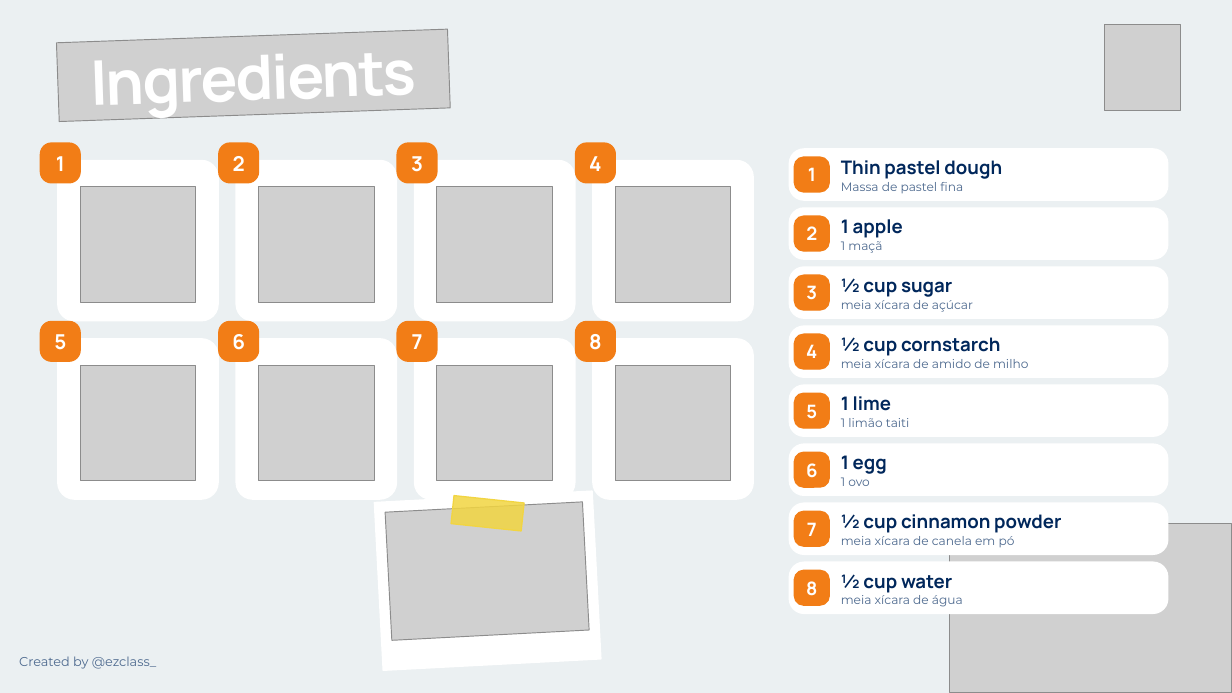
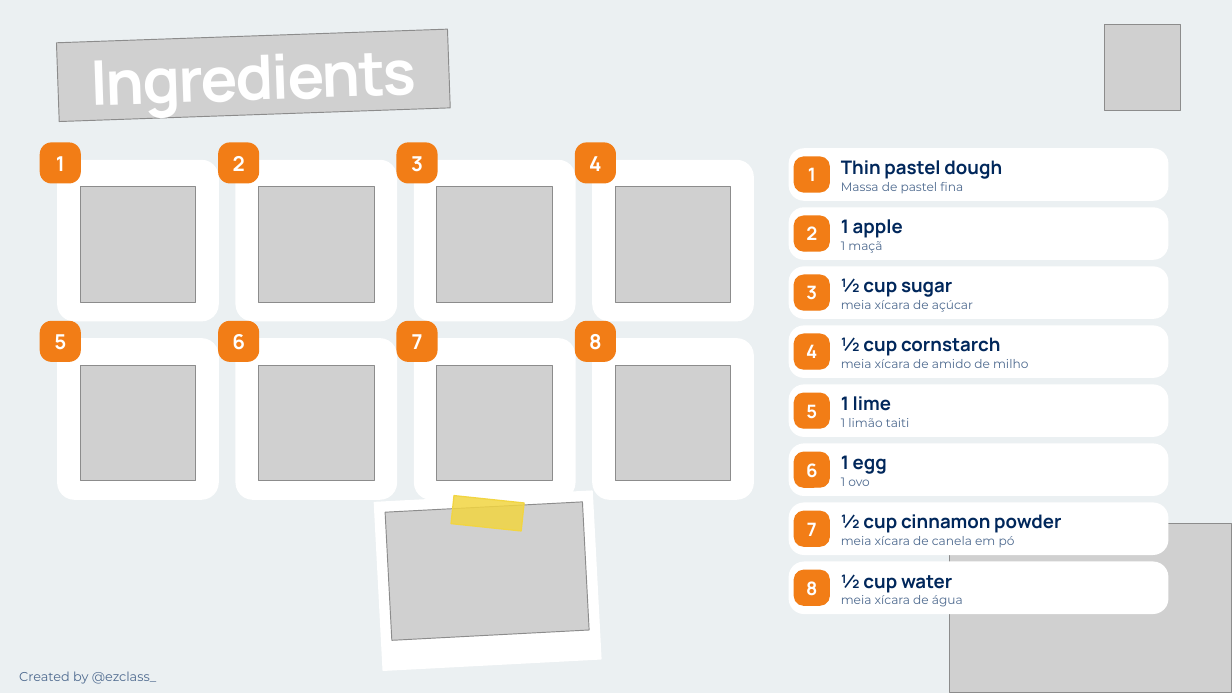
Before and after one commit to ezclassbr/cooking-class, a slide deck: slide 2 of art/deck/apple-pie-cooking-class.pptx. Drawn at 1232x693 pixels with LibreOffice and Linux fonts; fonts in the diff are those of the drawing; grey boxes stand for pictures. Boxes give left, top, right and bottom in pixels: in the first picture for what was removed or moved away, otherwise in the second. Text is boxed around its words. In the diff, an @@ line names an element or a change of style, - is before the commit and + after.

```diff
--- a/art/deck/apple-pie-cooking-class.pptx
+++ b/art/deck/apple-pie-cooking-class.pptx
@@ text "Created by @ezclass_": place and size @@
-text "Created by @ezclass_" at [19,656,156,669]
+text "Created by @ezclass_" at [19,671,156,684]
```
Also in this commit, not shown: 9 other slides changed, 1 other file.
